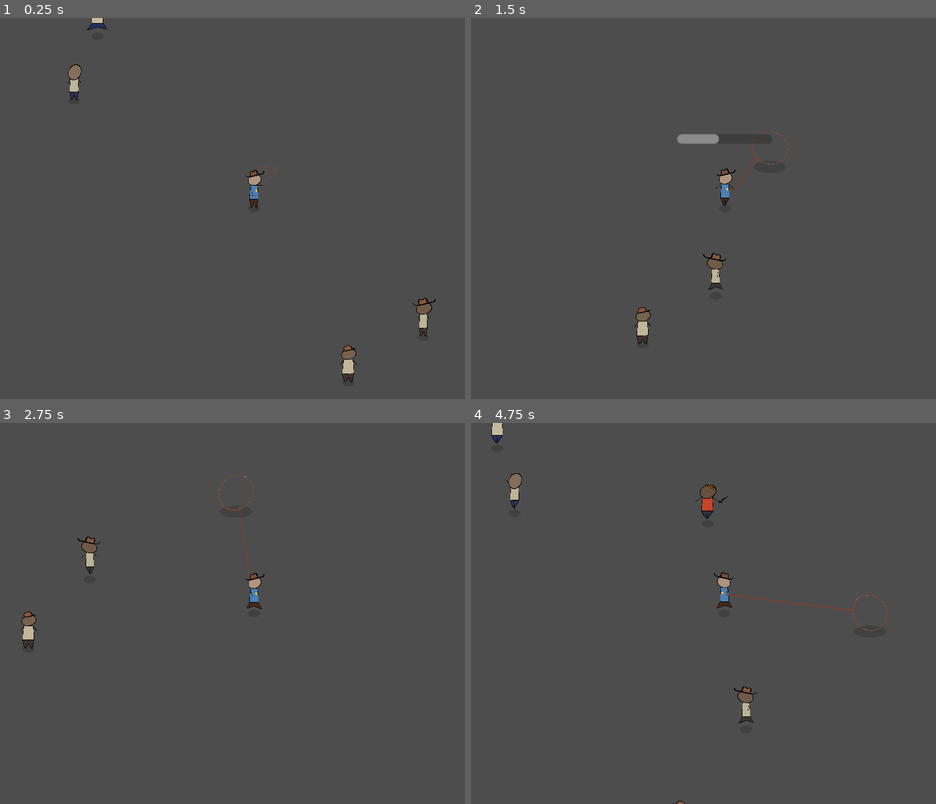
Above: before the commit, frames 1-4 (two rows, left to right).
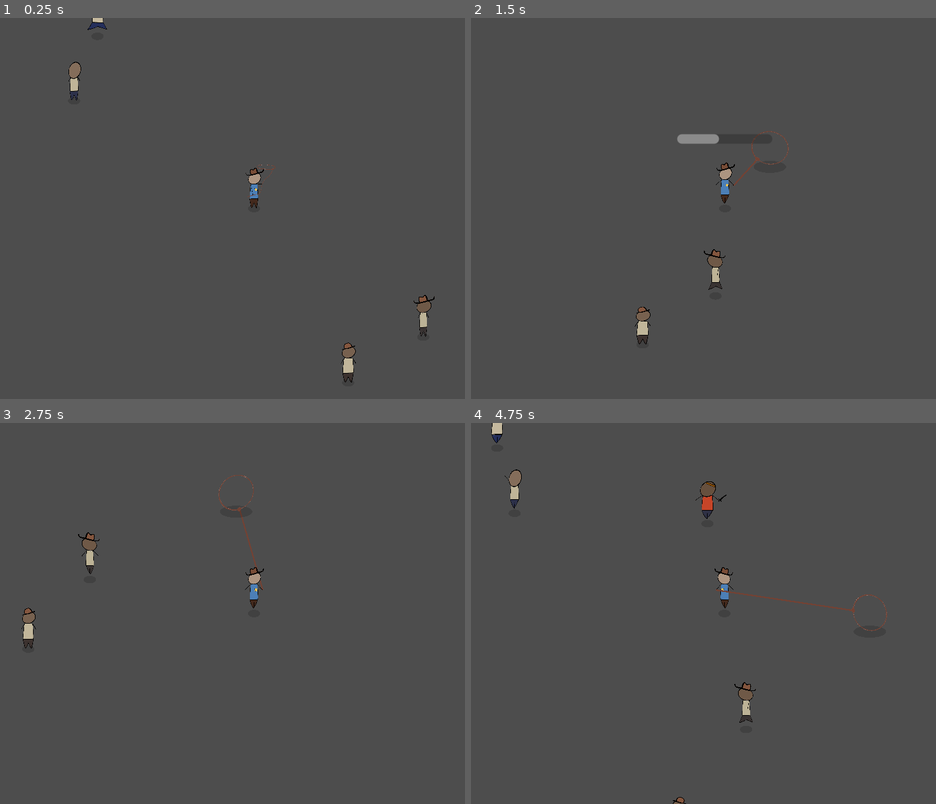
Above: after the commit, the same moments.

Repository: martindzejky/gmtk2025
Game: Godot game, scene res://main.tscn
Same seed, same stepped clock (60 frames per second), same inputs: the game is played once before the commit and once after it.
Inputs (mouse positions are in pixels of both pictures, inside the frame that each line leads up to):
- Up to frame 1 (0.25 s): no input
- Up to frame 2 (1.5 s): move the mouse to (838, 189) at 0.52 s; hold D (move_right) 0.53-1.28 s; tap Shift (dash) at 0.6 s; click (838, 189) at 0.8 s; move the mouse to (624, 227) at 1.27 s; hold S (move_down) from 1.28 s (still down); click (624, 227) at 1.35 s
- Up to frame 3 (2.75 s): tap Shift (dash) at 1.55, 2.1 s; move the mouse to (302, 529) at 2.02 s; release S (move_down) at 2.03 s; hold D (move_right) from 2.03 s (still down); click (302, 529) at 2.3 s
- Up to frame 4 (4.75 s): move the mouse to (698, 689) at 2.77 s; release D (move_right) at 2.78 s; hold W (move_up) 2.78-3.53 s; click (698, 689) at 2.85 s; tap Shift (dash) at 3.05, 3.6, 4.55 s; move the mouse to (875, 670) at 3.52 s; hold A (move_left) from 3.53 s (still down); click (875, 670) at 3.8 s; move the mouse to (573, 556) at 4.27 s; click (573, 556) at 4.35 s

The runs differ from the first frame. In frame 1, 0.4% of the frame differs, in the area x 14-94%, y 0-96%; in frame 2, 0.4%; in frame 3, 0.5%; in frame 4, 0.7%, in the area x 4-82%, y 0-100%.

Commit message:
squish animations

Diff:
--- a/objects/dude.tscn
+++ b/objects/dude.tscn
@@ -313,6 +313,28 @@
 "update": 1,
 "values": [0]
 }
+tracks/23/type = "bezier"
+tracks/23/imported = false
+tracks/23/enabled = true
+tracks/23/path = NodePath("jump_animation/rotation_scale_animation:scale:x")
+tracks/23/interp = 1
+tracks/23/loop_wrap = true
+tracks/23/keys = {
+"handle_modes": PackedInt32Array(0),
+"points": PackedFloat32Array(1, -0.25, 0, 0.25, 0),
+"times": PackedFloat32Array(0)
+}
+tracks/24/type = "bezier"
+tracks/24/imported = false
+tracks/24/enabled = true
+tracks/24/path = NodePath("jump_animation/rotation_scale_animation:scale:y")
+tracks/24/interp = 1
+tracks/24/loop_wrap = true
+tracks/24/keys = {
+"handle_modes": PackedInt32Array(0),
+"points": PackedFloat32Array(1, -0.25, 0, 0.25, 0),
+"times": PackedFloat32Array(0)
+}
 
 [sub_resource type="Animation" id="Animation_6i87g"]
 resource_name = "attacked"
@@ -417,7 +439,7 @@
 
 [sub_resource type="Animation" id="Animation_720c1"]
 resource_name = "captured"
-length = 0.001
+length = 1.4
 loop_mode = 1
 tracks/0/type = "value"
 tracks/0/imported = false
@@ -502,6 +524,18 @@
 "transitions": PackedFloat32Array(1),
 "update": 1,
 "values": [true]
+}
+tracks/7/type = "value"
+tracks/7/imported = false
+tracks/7/enabled = true
+tracks/7/path = NodePath("jump_animation/rotation_scale_animation:scale")
+tracks/7/interp = 2
+tracks/7/loop_wrap = true
+tracks/7/keys = {
+"times": PackedFloat32Array(0, 0.1, 0.2, 0.3, 1.4),
+"transitions": PackedFloat32Array(1, 1, 1, 1, 1),
+"update": 0,
+"values": [Vector2(1, 1), Vector2(1.2, 0.9), Vector2(1, 1), Vector2(1, 1), Vector2(1, 1)]
 }
 
 [sub_resource type="Animation" id="Animation_swm5h"]
@@ -578,6 +612,18 @@
 "update": 1,
 "values": [true]
 }
+tracks/6/type = "value"
+tracks/6/imported = false
+tracks/6/enabled = true
+tracks/6/path = NodePath("jump_animation/rotation_scale_animation:scale")
+tracks/6/interp = 2
+tracks/6/loop_wrap = true
+tracks/6/keys = {
+"times": PackedFloat32Array(0, 0.2, 0.466667, 0.8),
+"transitions": PackedFloat32Array(1, 1, 1, 1),
+"update": 0,
+"values": [Vector2(1, 1), Vector2(1.4, 0.8), Vector2(1.4, 0.8), Vector2(1, 1)]
+}
 
 [sub_resource type="Animation" id="Animation_kj05k"]
 resource_name = "dash_lasso"
@@ -676,6 +722,18 @@
 "transitions": PackedFloat32Array(1, 1),
 "update": 1,
 "values": [0, 1]
+}
+tracks/8/type = "value"
+tracks/8/imported = false
+tracks/8/enabled = true
+tracks/8/path = NodePath("jump_animation/rotation_scale_animation:scale")
+tracks/8/interp = 2
+tracks/8/loop_wrap = true
+tracks/8/keys = {
+"times": PackedFloat32Array(0, 0.2, 0.466667, 0.8),
+"transitions": PackedFloat32Array(1, 1, 1, 1),
+"update": 0,
+"values": [Vector2(1, 1), Vector2(1.4, 0.8), Vector2(1.4, 0.8), Vector2(1, 1)]
 }
 
 [sub_resource type="Animation" id="Animation_t4klp"]
@@ -753,10 +811,32 @@
 "update": 1,
 "values": [2.02408, 0.778489]
 }
+tracks/6/type = "bezier"
+tracks/6/imported = false
+tracks/6/enabled = true
+tracks/6/path = NodePath("jump_animation/rotation_scale_animation:scale:x")
+tracks/6/interp = 1
+tracks/6/loop_wrap = true
+tracks/6/keys = {
+"handle_modes": PackedInt32Array(0, 0, 0, 0, 0),
+"points": PackedFloat32Array(1.5, -0.25, 0, 0, -0.0653261, 0.95, -0.25, 0, 0.25, 0, 1.5, -2.98023e-08, -0.0642205, 0, -0.0650496, 0.95, -0.25, 0, 0.25, 0, 1.5, 0, -0.0758291, 0.25, 0),
+"times": PackedFloat32Array(0, 0.2, 0.4, 0.6, 0.8)
+}
+tracks/7/type = "bezier"
+tracks/7/imported = false
+tracks/7/enabled = true
+tracks/7/path = NodePath("jump_animation/rotation_scale_animation:scale:y")
+tracks/7/interp = 1
+tracks/7/loop_wrap = true
+tracks/7/keys = {
+"handle_modes": PackedInt32Array(0, 0, 0, 0, 0),
+"points": PackedFloat32Array(0.8, -0.25, 0, 0, 0.0295467, 1.1, -0.25, 0, 0.25, 0, 0.8, -2.98023e-08, 0.035996, 0, 0.0356274, 1.1, -0.25, 0, 0.25, 0, 0.8, 0, 0.0380229, 0.25, 0),
+"times": PackedFloat32Array(0, 0.2, 0.4, 0.6, 0.8)
+}
 
 [sub_resource type="Animation" id="Animation_tkn7g"]
 resource_name = "idle"
-length = 0.001
+length = 0.8
 loop_mode = 1
 tracks/0/type = "value"
 tracks/0/imported = false
@@ -817,6 +897,18 @@
 "transitions": PackedFloat32Array(1),
 "update": 1,
 "values": [true]
+}
+tracks/5/type = "value"
+tracks/5/imported = false
+tracks/5/enabled = true
+tracks/5/path = NodePath("jump_animation/rotation_scale_animation:scale")
+tracks/5/interp = 2
+tracks/5/loop_wrap = true
+tracks/5/keys = {
+"times": PackedFloat32Array(0, 0.4, 0.8),
+"transitions": PackedFloat32Array(1, 1, 1),
+"update": 0,
+"values": [Vector2(1, 1), Vector2(0.9, 1.1), Vector2(1, 1)]
 }
 
 [sub_resource type="Animation" id="Animation_o0308"]
@@ -918,6 +1010,18 @@
 "transitions": PackedFloat32Array(1),
 "update": 0,
 "values": [Vector2(0, 0)]
+}
+tracks/8/type = "value"
+tracks/8/imported = false
+tracks/8/enabled = true
+tracks/8/path = NodePath("jump_animation/rotation_scale_animation:scale")
+tracks/8/interp = 2
+tracks/8/loop_wrap = true
+tracks/8/keys = {
+"times": PackedFloat32Array(0, 0.4, 0.8),
+"transitions": PackedFloat32Array(1, 1, 1),
+"update": 0,
+"values": [Vector2(1, 1), Vector2(0.9, 1.1), Vector2(1, 1)]
 }
 
 [sub_resource type="Animation" id="Animation_v1kco"]
@@ -996,6 +1100,28 @@
 "transitions": PackedFloat32Array(1),
 "update": 1,
 "values": [true]
+}
+tracks/6/type = "bezier"
+tracks/6/imported = false
+tracks/6/enabled = true
+tracks/6/path = NodePath("jump_animation/rotation_scale_animation:scale:x")
+tracks/6/interp = 1
+tracks/6/loop_wrap = true
+tracks/6/keys = {
+"handle_modes": PackedInt32Array(0, 0, 0),
+"points": PackedFloat32Array(1, -0.25, 0, 0.166667, -0.0705087, 0.9, -0.366667, 0.00351018, 0, 0.633642, 1, 0, 0, 0, 0),
+"times": PackedFloat32Array(0, 0.8, 1.1)
+}
+tracks/7/type = "bezier"
+tracks/7/imported = false
+tracks/7/enabled = true
+tracks/7/path = NodePath("jump_animation/rotation_scale_animation:scale:y")
+tracks/7/interp = 1
+tracks/7/loop_wrap = true
+tracks/7/keys = {
+"handle_modes": PackedInt32Array(0, 0, 0),
+"points": PackedFloat32Array(1, -0.25, 0, 0.0666667, 0.132919, 1.2, -0.25, 0, 0, -0.625423, 1, 0, 0, 0, 0),
+"times": PackedFloat32Array(0, 0.8, 1.1)
 }
 
 [sub_resource type="Animation" id="Animation_cr6a7"]
@@ -1073,6 +1199,28 @@
 "update": 1,
 "values": [2.02408, 0.778489]
 }
+tracks/6/type = "bezier"
+tracks/6/imported = false
+tracks/6/enabled = true
+tracks/6/path = NodePath("jump_animation/rotation_scale_animation:scale:x")
+tracks/6/interp = 1
+tracks/6/loop_wrap = true
+tracks/6/keys = {
+"handle_modes": PackedInt32Array(0, 0, 0, 0, 0),
+"points": PackedFloat32Array(1.3, -0.25, 0, 0, -0.0653261, 0.95, -0.25, 0, 0.25, 0, 1.3, -2.98023e-08, -0.0642205, 0, -0.0650496, 0.95, -0.25, 0, 0.25, 0, 1.3, 0, -0.0758291, 0.25, 0),
+"times": PackedFloat32Array(0, 0.2, 0.4, 0.6, 0.8)
+}
+tracks/7/type = "bezier"
+tracks/7/imported = false
+tracks/7/enabled = true
+tracks/7/path = NodePath("jump_animation/rotation_scale_animation:scale:y")
+tracks/7/interp = 1
+tracks/7/loop_wrap = true
+tracks/7/keys = {
+"handle_modes": PackedInt32Array(0, 0, 0, 0, 0),
+"points": PackedFloat32Array(0.8, -0.25, 0, 0, 0.0295467, 1.1, -0.25, 0, 0.25, 0, 0.8, -2.98023e-08, 0.035996, 0, 0.0356274, 1.1, -0.25, 0, 0.25, 0, 0.8, 0, 0.0380229, 0.25, 0),
+"times": PackedFloat32Array(0, 0.2, 0.4, 0.6, 0.8)
+}
 
 [sub_resource type="Animation" id="Animation_dkird"]
 resource_name = "running_hooked"
@@ -1161,6 +1309,28 @@
 "update": 1,
 "values": [true]
 }
+tracks/7/type = "bezier"
+tracks/7/imported = false
+tracks/7/enabled = true
+tracks/7/path = NodePath("jump_animation/rotation_scale_animation:scale:x")
+tracks/7/interp = 1
+tracks/7/loop_wrap = true
+tracks/7/keys = {
+"handle_modes": PackedInt32Array(0, 0, 0, 0, 0),
+"points": PackedFloat32Array(1.3, -0.25, 0, 0, -0.0653261, 0.95, -0.25, 0, 0.25, 0, 1.3, -2.98023e-08, -0.0642205, 0, -0.0650496, 0.95, -0.25, 0, 0.25, 0, 1.3, 0, -0.0758291, 0.25, 0),
+"times": PackedFloat32Array(0, 0.2, 0.4, 0.6, 0.8)
+}
+tracks/8/type = "bezier"
+tracks/8/imported = false
+tracks/8/enabled = true
+tracks/8/path = NodePath("jump_animation/rotation_scale_animation:scale:y")
+tracks/8/interp = 1
+tracks/8/loop_wrap = true
+tracks/8/keys = {
+"handle_modes": PackedInt32Array(0, 0, 0, 0, 0),
+"points": PackedFloat32Array(0.8, -0.25, 0, 0, 0.0295467, 1.1, -0.25, 0, 0.25, 0, 0.8, -2.98023e-08, 0.035996, 0, 0.0356274, 1.1, -0.25, 0, 0.25, 0, 0.8, 0, 0.0380229, 0.25, 0),
+"times": PackedFloat32Array(0, 0.2, 0.4, 0.6, 0.8)
+}
 
 [sub_resource type="Animation" id="Animation_r7x12"]
 resource_name = "running_lasso"
@@ -1261,6 +1431,28 @@
 "update": 1,
 "values": [0, 1]
 }
+tracks/8/type = "bezier"
+tracks/8/imported = false
+tracks/8/enabled = true
+tracks/8/path = NodePath("jump_animation/rotation_scale_animation:scale:x")
+tracks/8/interp = 1
+tracks/8/loop_wrap = true
+tracks/8/keys = {
+"handle_modes": PackedInt32Array(0, 0, 0, 0, 0),
+"points": PackedFloat32Array(1.3, -0.25, 0, 0, -0.0653261, 0.95, -0.25, 0, 0.25, 0, 1.3, -2.98023e-08, -0.0642205, 0, -0.0650496, 0.95, -0.25, 0, 0.25, 0, 1.3, 0, -0.0758291, 0.25, 0),
+"times": PackedFloat32Array(0, 0.2, 0.4, 0.6, 0.8)
+}
+tracks/9/type = "bezier"
+tracks/9/imported = false
+tracks/9/enabled = true
+tracks/9/path = NodePath("jump_animation/rotation_scale_animation:scale:y")
+tracks/9/interp = 1
+tracks/9/loop_wrap = true
+tracks/9/keys = {
+"handle_modes": PackedInt32Array(0, 0, 0, 0, 0),
+"points": PackedFloat32Array(0.8, -0.25, 0, 0, 0.0295467, 1.1, -0.25, 0, 0.25, 0, 0.8, -2.98023e-08, 0.035996, 0, 0.0356274, 1.1, -0.25, 0, 0.25, 0, 0.8, 0, 0.0380229, 0.25, 0),
+"times": PackedFloat32Array(0, 0.2, 0.4, 0.6, 0.8)
+}
 
 [sub_resource type="Animation" id="Animation_3mih0"]
 resource_name = "shoot"
@@ -1379,6 +1571,28 @@
 "args": [],
 "method": &"set_bow_default"
 }]
+}
+tracks/9/type = "bezier"
+tracks/9/imported = false
+tracks/9/enabled = true
+tracks/9/path = NodePath("jump_animation/rotation_scale_animation:scale:x")
+tracks/9/interp = 1
+tracks/9/loop_wrap = true
+tracks/9/keys = {
+"handle_modes": PackedInt32Array(0, 0, 0),
+"points": PackedFloat32Array(1, -0.25, 0, 0.166667, -0.0705087, 0.9, -0.366667, 0.00351018, 0, 0.633642, 1, 0, 0, 0, 0),
+"times": PackedFloat32Array(0, 0.8, 1.1)
+}
+tracks/10/type = "bezier"
+tracks/10/imported = false
+tracks/10/enabled = true
+tracks/10/path = NodePath("jump_animation/rotation_scale_animation:scale:y")
+tracks/10/interp = 1
+tracks/10/loop_wrap = true
+tracks/10/keys = {
+"handle_modes": PackedInt32Array(0, 0, 0),
+"points": PackedFloat32Array(1, -0.25, 0, 0.0666667, 0.132919, 1.2, -0.25, 0, 0, -0.625423, 1, 0, 0, 0, 0),
+"times": PackedFloat32Array(0, 0.8, 1.1)
 }
 
 [sub_resource type="AnimationLibrary" id="AnimationLibrary_tkn7g"]
@@ -1455,7 +1669,6 @@
 scale = Vector2(0.0561217, 0.0561217)
 texture = ExtResource("3_cr6a7")
 hframes = 13
-frame = 11
 
 [node name="sheriff_star" type="Sprite2D" parent="jump_animation/rotation_scale_animation/body_scale/body"]
 visible = false
--- a/objects/player.tscn
+++ b/objects/player.tscn
@@ -34,6 +34,7 @@
 lasso = NodePath("lasso")
 
 [node name="dude" parent="." instance=ExtResource("5_f46kd")]
+running_animation_scale = 1.6
 legs_color_gradient = SubResource("Gradient_3rerk")
 body_color_gradient = SubResource("Gradient_f46kd")
 hat_chance = 1.0
--- a/objects/throwing_knife_enemy.tscn
+++ b/objects/throwing_knife_enemy.tscn
@@ -5,7 +5,7 @@
 [ext_resource type="PackedScene" uid="uid://bbvqcdrmrrngi" path="res://objects/knife.tscn" id="3_mxxnb"]
 
 [node name="throwing_knife_enemy" instance=ExtResource("1_rr8aq")]
-move_speed = 35.0
+move_speed = 60.0
 can_attack_melee = true
 min_ranged_attack_distance = 80.0
 max_ranged_attack_distance = 120.0
@@ -13,3 +13,8 @@
 melee_weapons = Array[PackedScene]([ExtResource("3_mxxnb")])
 ranged_weapons = Array[PackedScene]([])
 ranged_weapon_attack_animation = "melee"
+
+[node name="dude" parent="." index="0"]
+running_animation_scale = 1.2
+melee_animation_scale = 1.4
+shoot_animation_scale = 1.4
--- a/scripts/dude.gd
+++ b/scripts/dude.gd
@@ -14,6 +14,9 @@
 
 @export_category('Animations')
 @export var animation_player: AnimationPlayer
+@export var running_animation_scale := 1.0
+@export var melee_animation_scale := 1.0
+@export var shoot_animation_scale := 1.0
 
 @export_category('Randomization')
 @export var scale_body_node: Node2D
@@ -52,13 +55,31 @@
   var current_animation := animation_player.current_animation
   var current_position := animation_player.current_animation_position
 
+  match animation_name:
+    'running', 'running_lasso':
+      animation_player.speed_scale = running_animation_scale
+    'melee':
+      animation_player.speed_scale = melee_animation_scale
+    'shoot':
+      animation_player.speed_scale = shoot_animation_scale
+    'captured':
+      animation_player.speed_scale = randf_range(0.9, 1.1)
+    _:
+      animation_player.speed_scale = 1.0
+
   if animation_name != animation_player.current_animation:
-    if (animation_name == 'idle_lasso' or animation_name == 'running_lasso') and (current_animation == 'idle_lasso' or current_animation == 'running_lasso'):
-      animation_player.play(animation_name)
-      animation_player.seek(current_position)
-    else:
-      animation_player.play('RESET')
-      animation_player.queue(animation_name)
+    match animation_name:
+      'idle_lasso', 'running_lasso' when current_animation == 'idle_lasso' or current_animation == 'running_lasso':
+        animation_player.play(animation_name)
+        animation_player.seek(current_position)
+      'captured':
+        animation_player.play('RESET')
+        animation_player.advance(0)
+        animation_player.play('captured')
+        animation_player.seek(randf_range(0, animation_player.get_animation('captured').get_length()))
+      _:
+        animation_player.play('RESET')
+        animation_player.queue(animation_name)
 
 func randomize():
   # sheriff star
--- a/scripts/enemy.gd
+++ b/scripts/enemy.gd
@@ -366,24 +366,22 @@
     dude.scale.x = sign(dir.x)
 
 func update_dude_animation():
-  if melee_cooldown_timer.time_left > 0: return
-  if shoot_cooldown_timer.time_left > 0: return
-
   match state:
     State.CAPTURED:
       dude.play_animation('captured')
 
+    _ when is_hooked():
+      dude.play_animation('running_hooked')
+
     _:
-      if velocity.length() > 0:
-        if is_hooked():
-          dude.play_animation('running_hooked')
+      if melee_cooldown_timer.time_left <= 0 and shoot_cooldown_timer.time_left <= 0:
+        if velocity.length() > 0:
+          dude.play_animation('running')
         else:
-          dude.play_animation('running')
-      else:
-        dude.play_animation('idle')
-
-      if abs(velocity.x) > 0:
-        dude.scale.x = sign(velocity.x)
+          dude.play_animation('idle')
+
+        if abs(velocity.x) > 0:
+          dude.scale.x = sign(velocity.x)
 
 func _on_dude_melee_attack():
   if performing_attack == 'melee':
